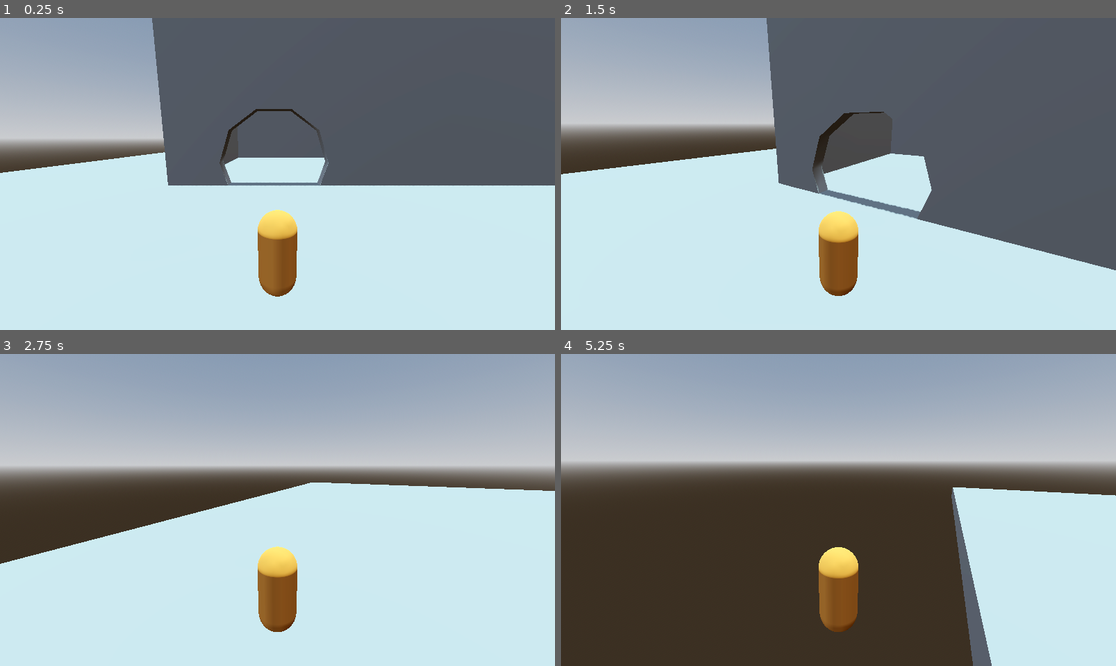
Above: before the commit, frames 1-4 (two rows, left to right).
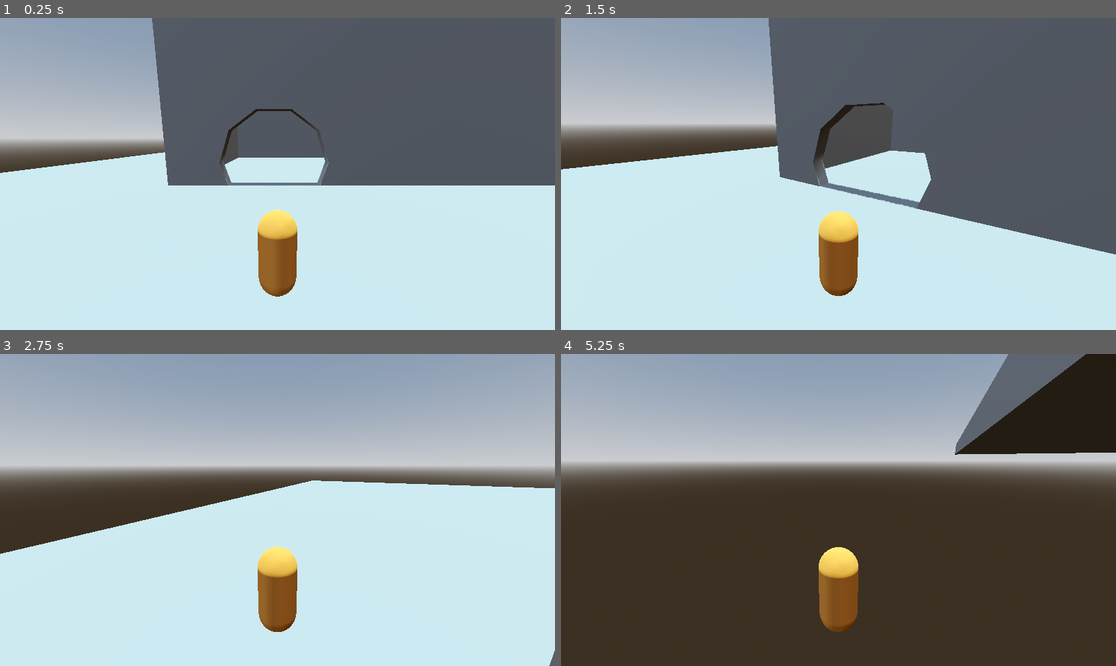
Above: after the commit, the same moments.

Repository: hollisma/mvm-30
Game: Godot game, scene res://scenes/system/main.tscn
Same seed, same stepped clock (60 frames per second), same inputs: the game is played once before the commit and once after it.
Inputs (mouse positions are in pixels of both pictures, inside the frame that each line leads up to):
- Up to frame 1 (0.25 s): no input
- Up to frame 2 (1.5 s): tap Enter at 0.5 s; move the mouse to (960, 158) at 0.52 s; hold D (right) 0.53-1.28 s; tap Space (jump) at 0.6, 0.77, 1.07 s; click (960, 158) at 0.67 s; move the mouse to (810, 174) at 1.27 s; hold W (forward) from 1.28 s (still down); tap ` (dev_freefly) at 1.35 s
- Up to frame 3 (2.75 s): keep holding W (forward); tap Space (jump) at 1.52, 1.55, 1.82, 2.3 s; move the mouse to (288, 503) at 2.02 s; hold Shift (sprint) from 2.03 s (still down)
- Up to frame 4 (5.25 s): keep holding W (forward); move the mouse to (832, 516) at 2.77 s; release Shift (sprint) at 2.78 s; tap Space (jump) at 2.85, 3.02, 3.32, 3.77, 3.8, 4.07, 4.52, 4.55, 4.82, 5.1 s; click (832, 516) at 2.92 s; move the mouse to (877, 513) at 3.52 s; tap ` (dev_freefly) at 3.6 s; move the mouse to (794, 506) at 4.27 s; tap Shift (sprint) at 4.35 s; move the mouse to (844, 510) at 5.02 s; click (844, 510) at 5.17 s

The runs differ from the first frame. In frame 2, 3.8% of the frame differs, in the area x 0-100%, y 0-81%; in frame 3, 1.4%; in frame 4, 23%, in the area x 70-100%, y 0-100%.

Commit message:
smoothen player movement with acceleration, physics, gravity

Diff:
--- a/scenes/characters/player.gd
+++ b/scenes/characters/player.gd
@@ -1,6 +1,11 @@
 extends CharacterBody3D
 class_name Player
 
+@export_group("Physics")
+@export var jump_force := 10.0
+@export var gravity := 25.0
+@export var acceleration := 50.0
+@export var friction := 35.0
 @export_group("Camera")
 @export var camera_follow_angle := 15.0
 @export var camera_distance := 4.0
@@ -8,7 +13,6 @@
 @export_group("Speeds")
 @export var look_speed := 0.002
 @export var base_speed := 7.0
-@export var jump_velocity := 5.0
 @export var sprint_speed := 10.0
 @export var freefly_speed := 25.0
 
@@ -64,11 +68,11 @@
 
 	# Apply gravity
 	if not is_on_floor():
-		velocity += get_gravity() * delta
+		velocity += _get_gravity() * delta
 
 	# Jump
 	if Input.is_action_just_pressed("jump") and is_on_floor():
-		velocity.y = jump_velocity
+		velocity.y += jump_force
 
 	# Sprint
 	if Input.is_action_pressed("sprint"):
@@ -80,11 +84,11 @@
 	var input_dir := Input.get_vector("left", "right", "forward", "backward")
 	var move_dir := (transform.basis * Vector3(input_dir.x, 0, input_dir.y)).normalized()
 	if move_dir:
-		velocity.x = move_dir.x * _move_speed
-		velocity.z = move_dir.z * _move_speed
+		velocity.x = move_toward(velocity.x, move_dir.x * _move_speed, delta * acceleration)
+		velocity.z = move_toward(velocity.z, move_dir.z * _move_speed, delta * acceleration)
 	else:
-		velocity.x = move_toward(velocity.x, 0, _move_speed)
-		velocity.z = move_toward(velocity.z, 0, _move_speed)
+		velocity.x = move_toward(velocity.x, 0, delta * friction)
+		velocity.z = move_toward(velocity.z, 0, delta * friction)
 
 	move_and_slide()
 
@@ -93,6 +97,9 @@
 	var motion_dir := (head.global_basis * Vector3(input_dir.x, 0, input_dir.y)).normalized()
 	var motion := motion_dir * freefly_speed * delta
 	move_and_collide(motion)
+
+func _get_gravity() -> Vector3:
+	return Vector3(0, -gravity, 0)
 
 #############
 ### MOUSE ###
